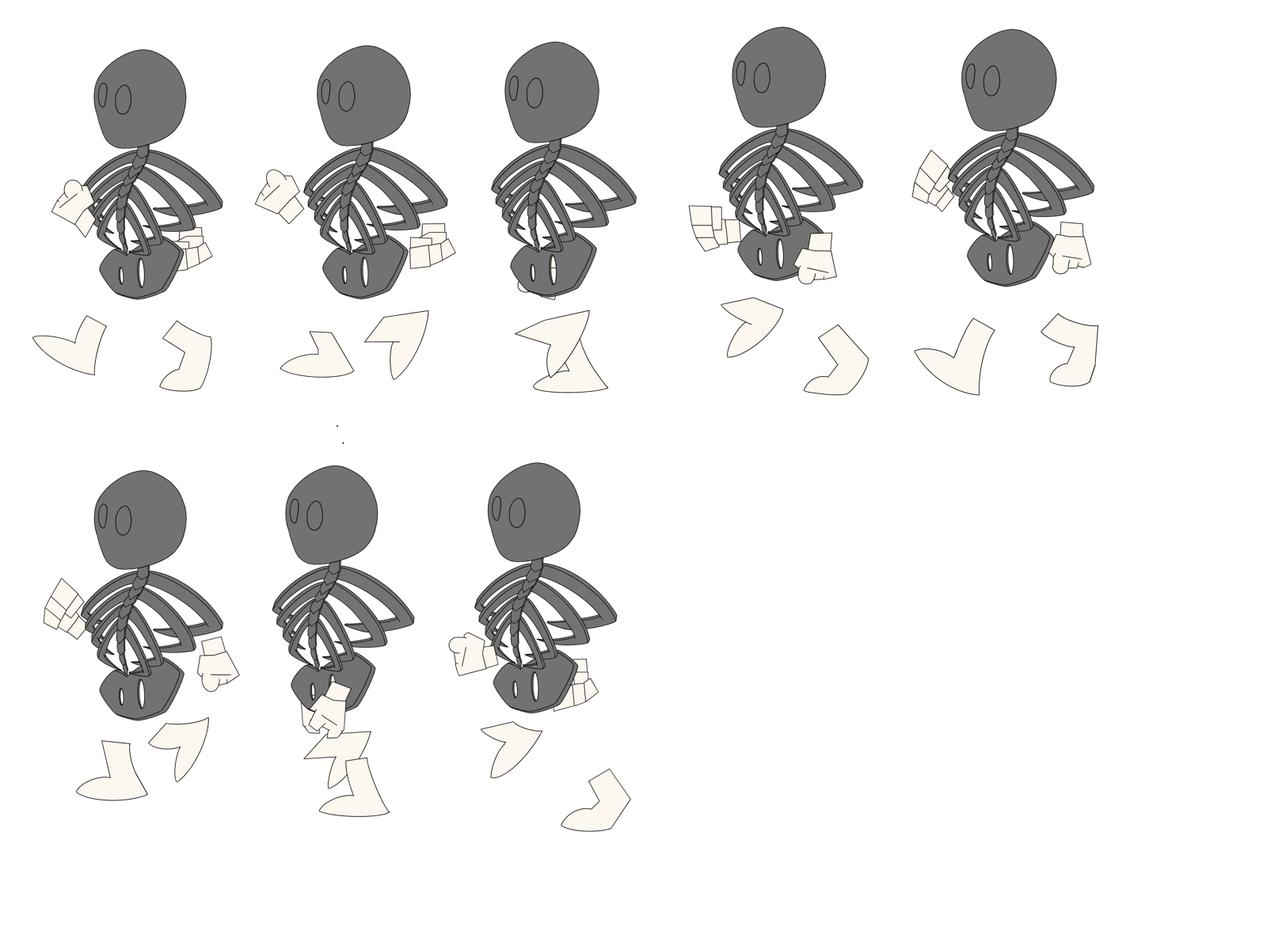
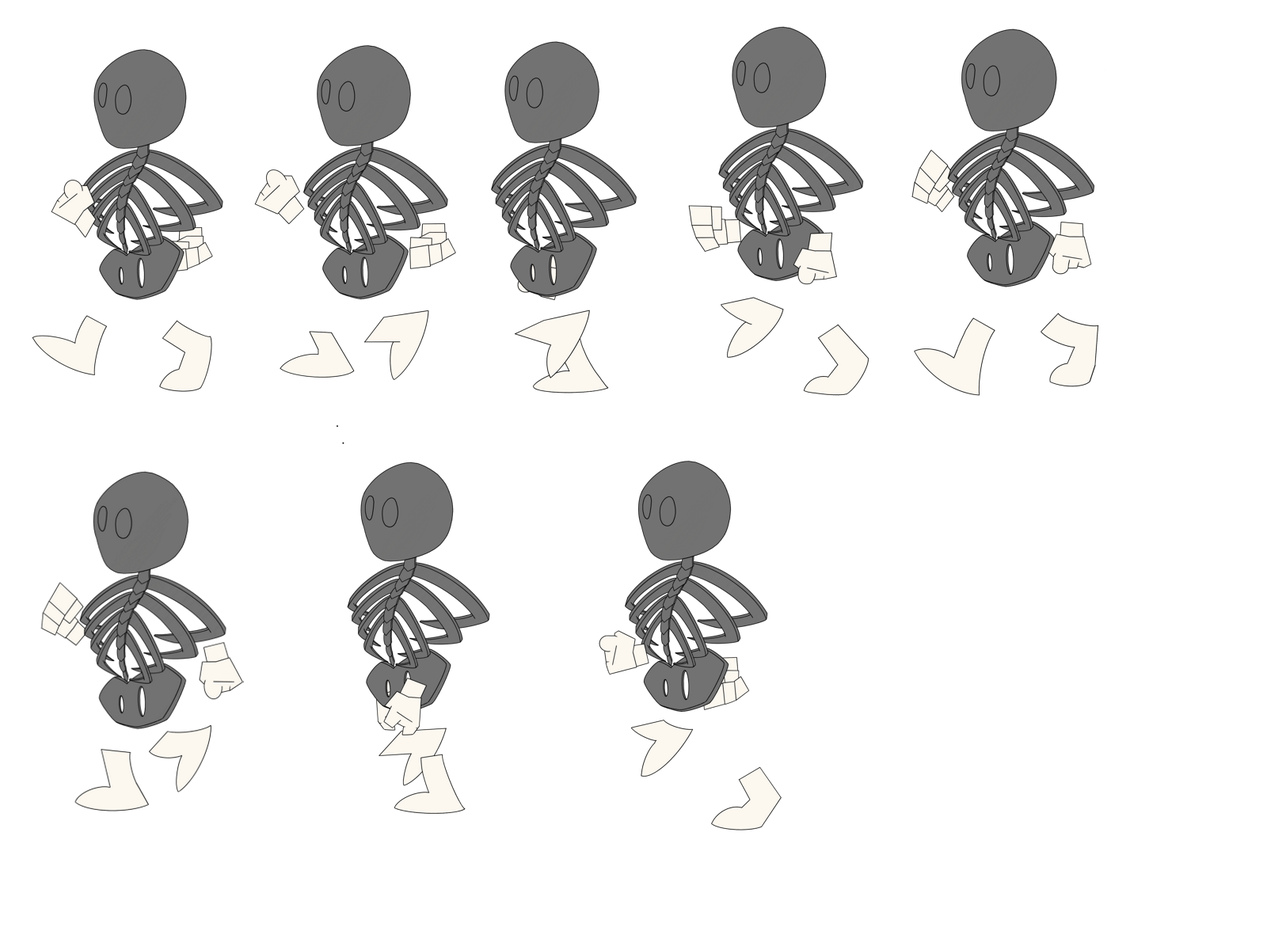
Comparing the layer stacks of the two 1267×950 images. Changes:
painted on "8.8.png" over bbox(405, 459, 782, 833)
painted on "7.7.png" over bbox(271, 461, 558, 818)
painted on "6.6.png" over bbox(40, 469, 244, 812)
